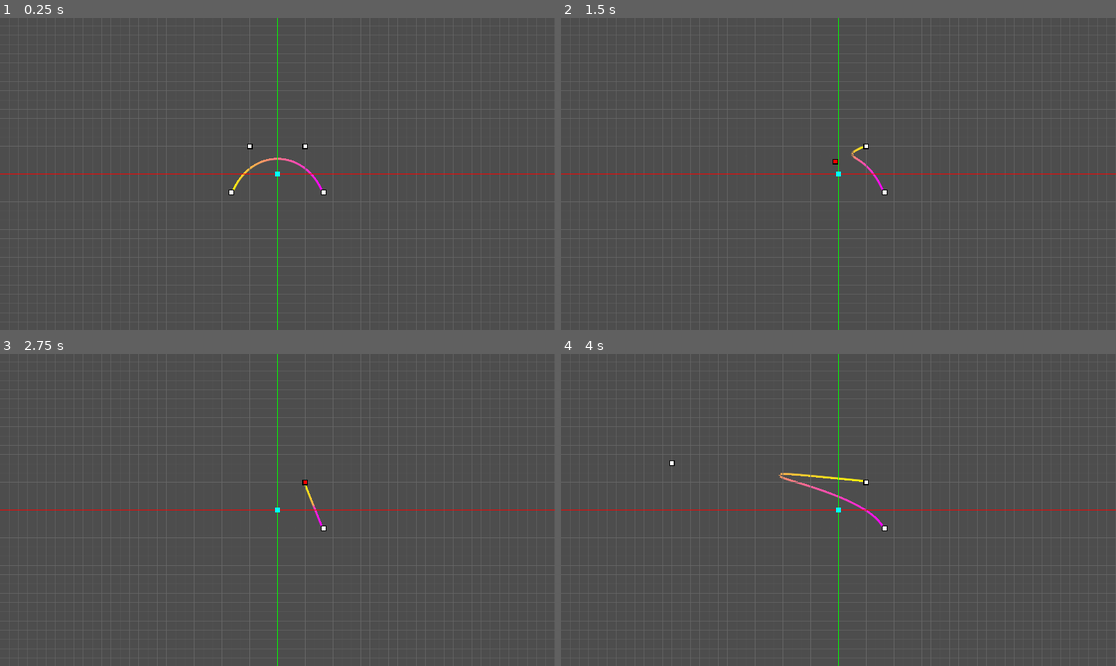
Above: before the commit, frames 1-4 (two rows, left to right).
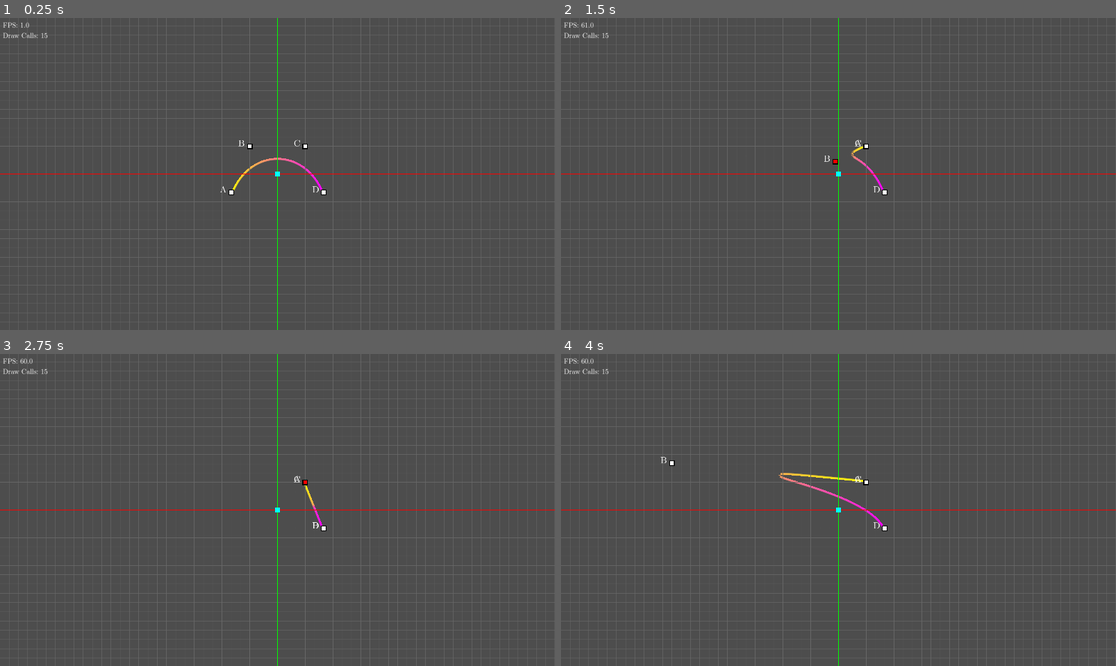
Above: after the commit, the same moments.

Repository: artgillespie/godot_experiments
Game: Godot game, scene res://BezierViz.tscn
Same seed, same stepped clock (60 frames per second), same inputs: the game is played once before the commit and once after it. The project has no main scene, so this scene is started directly.
Inputs (mouse positions are in pixels of both pictures, inside the frame that each line leads up to):
- Up to frame 1 (0.25 s): no input
- Up to frame 2 (1.5 s): tap Enter at 0.5 s; drag from (794, 192) to (866, 145) at 0.52 s; drag from (810, 145) to (882, 192) at 1.27 s
- Up to frame 3 (2.75 s): tap Space at 2 s; move the mouse to (305, 481) at 2.02 s; click (305, 481) at 2.17 s
- Up to frame 4 (4 s): tap Enter at 2.75 s; drag from (882, 528) to (672, 463) at 2.77 s; tap Space at 3.5 s; move the mouse to (1005, 556) at 3.52 s; click (1005, 556) at 3.67 s

The runs differ from the first frame. In frame 1, 0.1% of the frame differs, in the area x 0-58%, y 1-56%; in frame 2, 0.1%; in frame 3, 0.1%; in frame 4, 0.1%.

Commit message:
added labels for control points in bezier viz

Diff:
--- a/BezierViz.tscn
+++ b/BezierViz.tscn
@@ -1,6 +1,7 @@
-[gd_scene load_steps=2 format=3 uid="uid://cnw5nsqapc6sq"]
+[gd_scene load_steps=3 format=3 uid="uid://cnw5nsqapc6sq"]
 
 [ext_resource type="Script" path="res://BezierViz.gd" id="1_5i5jp"]
+[ext_resource type="PackedScene" uid="uid://djfl620ctbvmb" path="res://ui.tscn" id="2_dy7xw"]
 
 [node name="Node2D" type="Node2D"]
 script = ExtResource("1_5i5jp")
@@ -11,3 +12,7 @@
 
 [node name="MeshInstance2D" type="MeshInstance2D" parent="."]
 z_index = -1
+
+[node name="CanvasLayer" type="CanvasLayer" parent="."]
+
+[node name="UI" parent="CanvasLayer" instance=ExtResource("2_dy7xw")]
--- a/control_point.gd
+++ b/control_point.gd
@@ -12,11 +12,16 @@
 @onready var _default_font: Font = ThemeDB.fallback_font
 @onready var _default_font_size: int = ThemeDB.fallback_font_size
 
+func _ready():
+	$CanvasLayer/Label.text = name
 
 func _draw():
 	var color = Color.RED if is_mouse_over else Color.WHITE
 	draw_rect(Rect2(-size.x/2, -size.y/2, size.x, size.y), color)
 	draw_rect(Rect2(-size.x/2, -size.y/2, size.x, size.y), Color.BLACK, false, 0.1)
+	draw_set_transform(Vector2(0,0), 0.0, Vector2(1/32., -1/32.))
+	draw_string(_default_font, Vector2(-40, 0.0), name, HORIZONTAL_ALIGNMENT_LEFT, -1, 32)
+	draw_set_transform(Vector2(0,0), 0.0, Vector2(32., -32.))
 
 func _on_area_2d_mouse_entered():
 	is_mouse_over = true
--- a/control_point.tscn
+++ b/control_point.tscn
@@ -14,8 +14,10 @@
 shape = SubResource("RectangleShape2D_sfb08")
 
 [node name="CanvasLayer" type="CanvasLayer" parent="."]
+visible = false
 
 [node name="Label" type="Label" parent="CanvasLayer"]
+visible = false
 offset_left = -31.0
 offset_top = -21.0
 offset_right = 9.0
